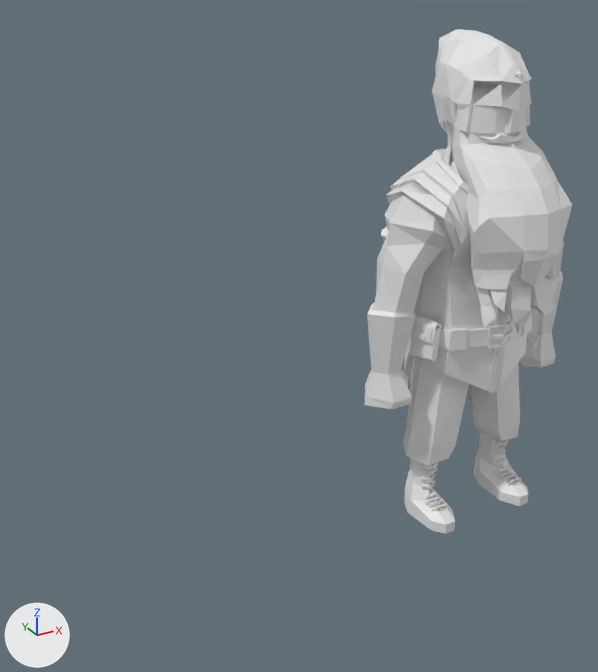
A saved change to the Blender file Animations/MageIdle.blend.
Rendered twice from a 50 mm camera at (-10.04, -11.37, 10.12) aimed at (-3.71, 0.14, 4.37). The lights are fixed; the arrows at lower left show +X, +Y and +Z.

Objects in the first picture: 'mage_05atri'.
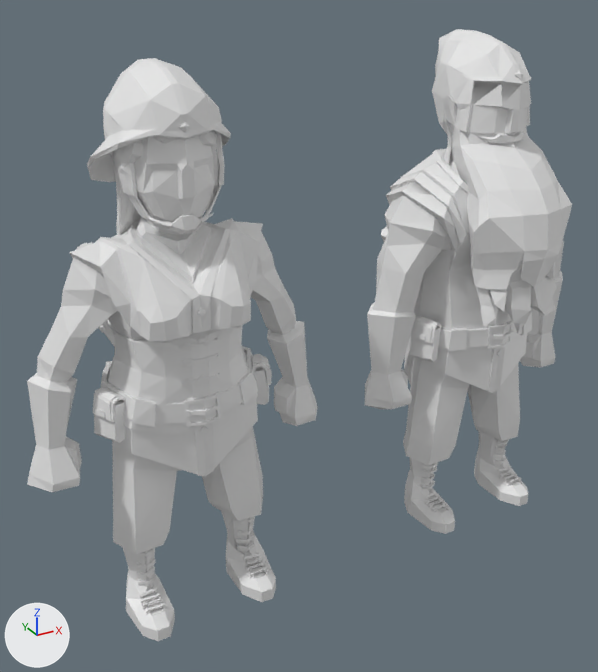
The change, as JSON lines over the scene's bpy script:
```json
{"op": "add", "block": "me_untitled_003", "code": ["me_untitled_003 = bpy.data.meshes.new('Untitled.003')", "me_untitled_003.from_pydata(...)  # 321 vertices, 531 faces; spans x -105.0..101.0, y 671.0..901.0, z -146.0..79.0"]}
{"op": "add", "block": "me_untitled_001", "code": ["me_untitled_001 = bpy.data.meshes.new('Untitled.001')", "me_untitled_001.from_pydata(...)  # 3009 vertices, 5346 faces; spans x -257.0..257.0, y 1.0..871.0, z -148.0..113.0"]}
{"op": "add", "block": "ob_mage_05a_female03t_mage_hat", "code": ["ob_mage_05a_female03t_mage_hat = bpy.data.objects.new('mage_05a_female03t:mage_hat', me_untitled_003)", "ob_mage_05a_female03t_mage_hat.location = (-5.94, 0.0, 0.0)", "ob_mage_05a_female03t_mage_hat.rotation_euler = (1.571, 0.0, 0.0)  # degrees (90, 0, 0)", "ob_mage_05a_female03t_mage_hat.scale = (0.01, 0.01, 0.01)"]}
{"op": "add", "block": "ob_mage_05a_female03t_mage_female", "code": ["ob_mage_05a_female03t_mage_female = bpy.data.objects.new('mage_05a_female03t:mage_female', me_untitled_001)", "ob_mage_05a_female03t_mage_female.location = (-5.94, 0.0, 0.0)", "ob_mage_05a_female03t_mage_female.rotation_euler = (1.571, 0.0, 0.0)  # degrees (90, 0, 0)", "ob_mage_05a_female03t_mage_female.scale = (0.01, 0.01, 0.01)"]}
```

Boxes (x1, y1, x2, y2) around the edits, measured in the pictures (598 x 672 px):
```json
{"object": "mage_05a_female03t:mage_female", "change": "added", "after": [27, 130, 318, 641]}
{"object": "mage_05a_female03t:mage_hat", "change": "added", "after": [87, 58, 231, 234]}
```
